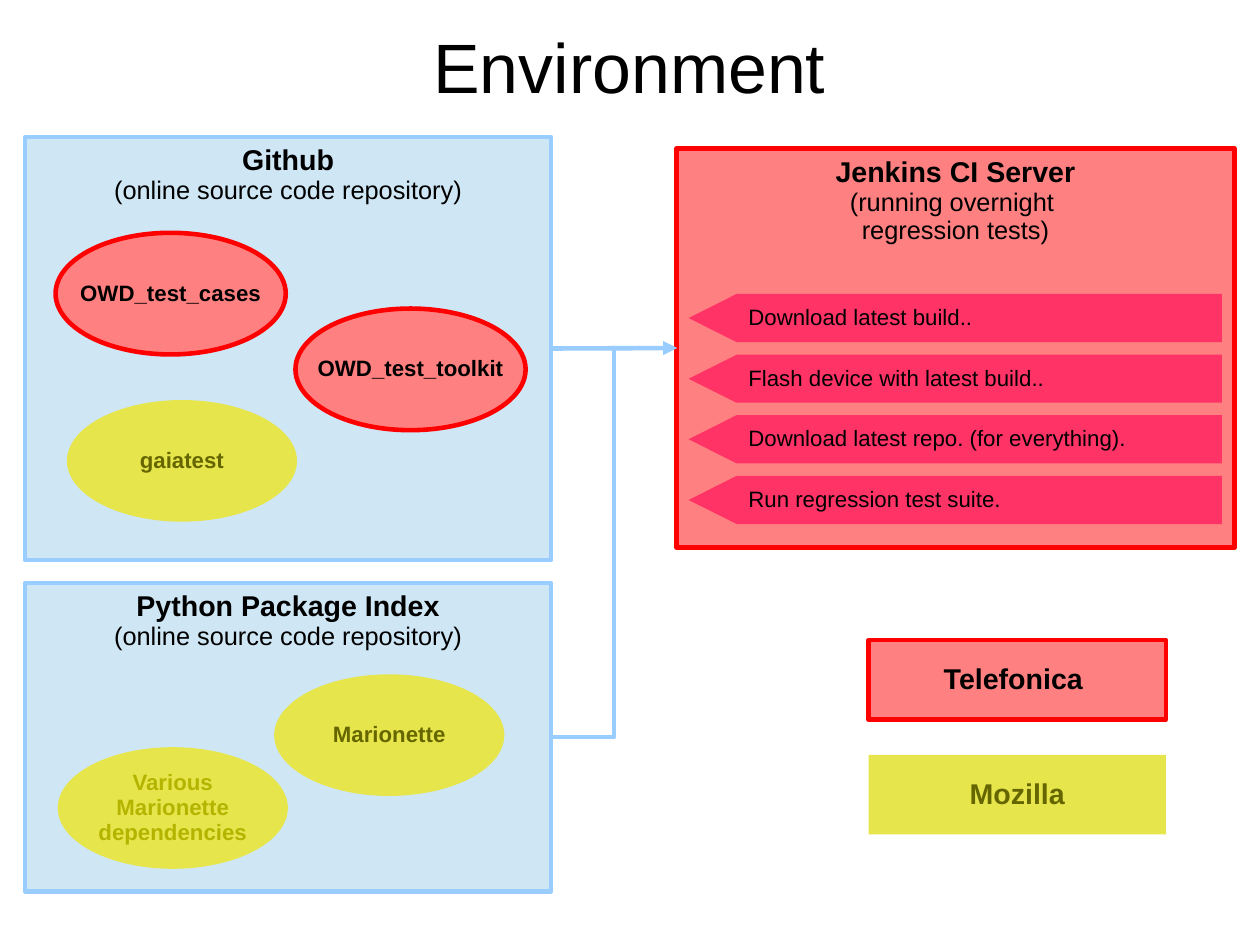
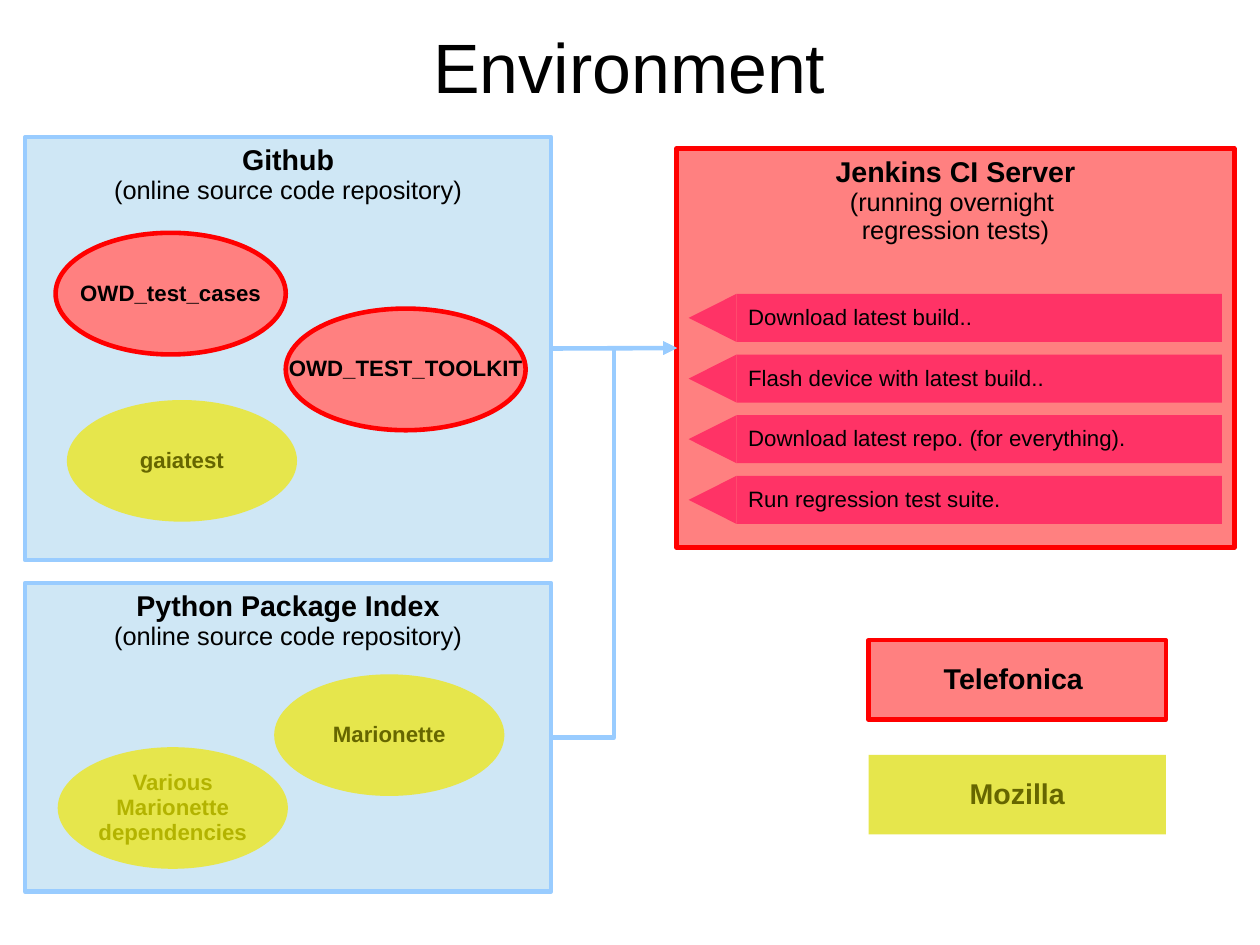
Before and after one commit to owdqa/OWD_TEST_TOOLKIT, a slide deck: slide 4 of Docs/Overview non-tech.ppt. Drawn at 1260x945 pixels with LibreOffice and Linux fonts; fonts in the diff are those of the drawing. Boxes give left, top, right and bottom in pixels: in the first picture for what was removed or moved away, otherwise in the second. Text is boxed around its words. In the diff, an @@ line names an element or a change of style, - is before the commit and + after.

```diff
--- a/Docs/Overview non-tech.ppt
+++ b/Docs/Overview non-tech.ppt
@@ ellipse "OWD_TEST_TOOLKIT": place and size @@
-ellipse "OWD_TEST_TOOLKIT" at (296,309,526,430)
+ellipse "OWD_TEST_TOOLKIT" at (286,309,526,430)
@@ text in ellipse at (289,359,522,382): text changed @@
-OWD_test_toolkit
+OWD_TEST_TOOLKIT
```
Also in this commit, not shown: 2 other slides changed, 2 other files.
